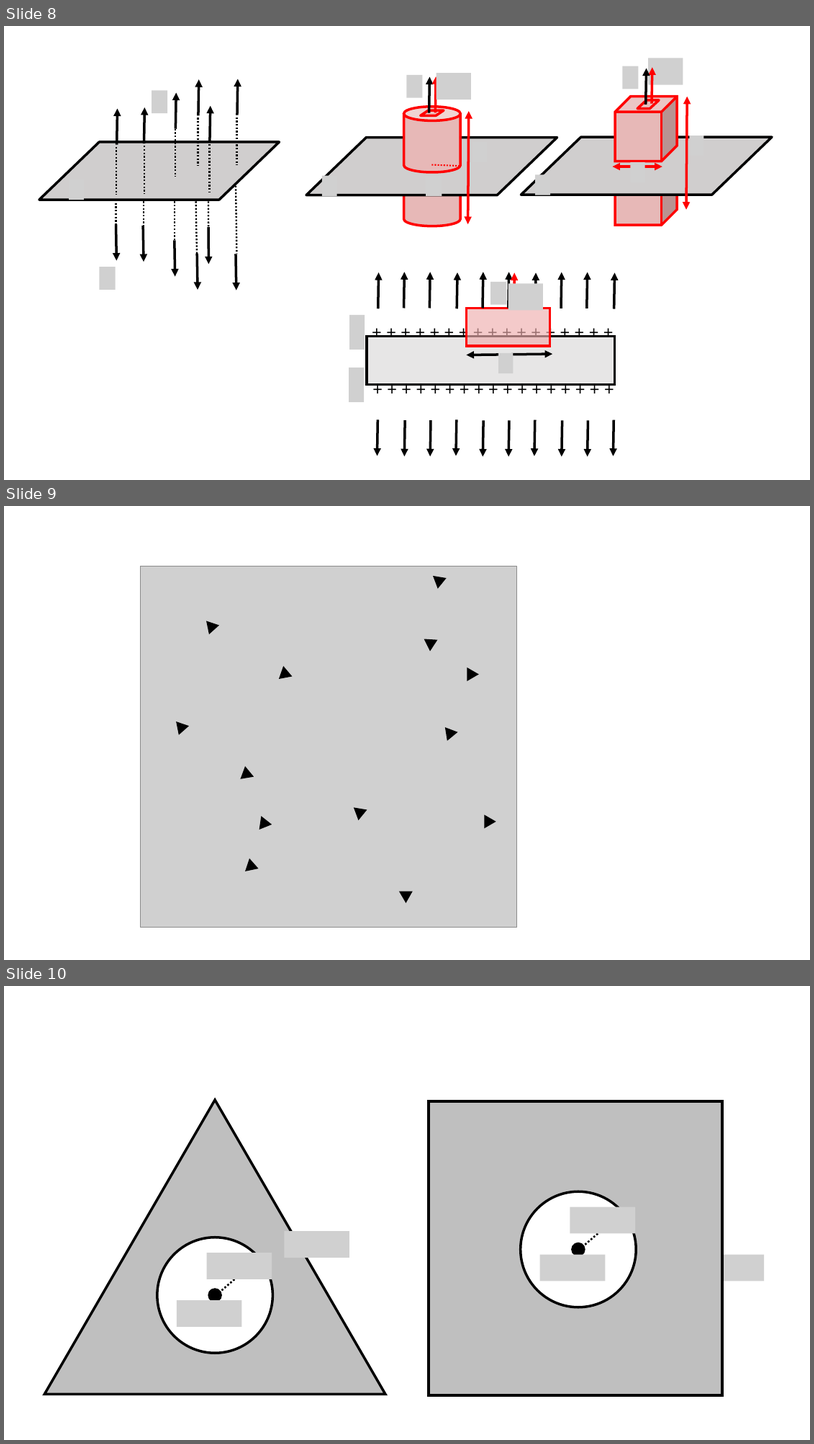
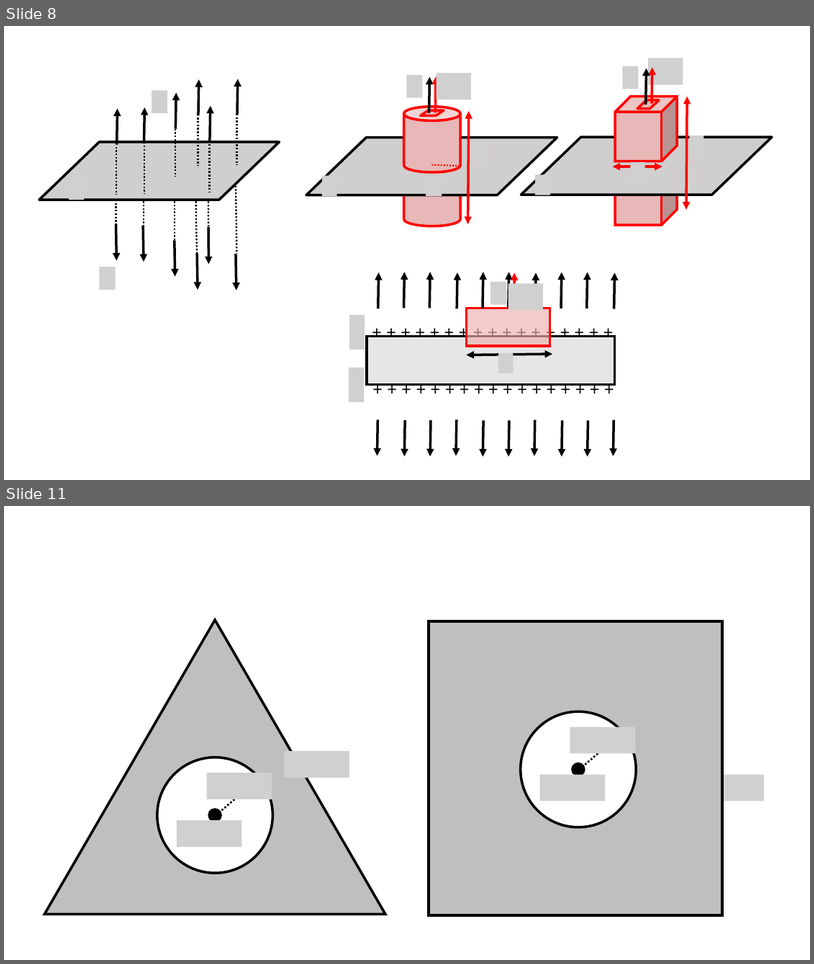
Before and after one commit to OSTP/PhysicsArtofModelling, a slide deck: tex/figures/Gauss/Figures.pptx. Shown one above the other, each under a label of ours: slides 8, 9 and 10 before the commit, slides 8 and 11 after it; the slides between them are not shown. The pictures are 814x1444 and 814x964 pixels, drawn with LibreOffice and Linux fonts; fonts in the diff are those of the drawing; grey boxes stand for pictures. Boxes give left, top, right and bottom in pixels: in the first picture for what was removed or moved away, otherwise in the second. Text is boxed around its words. In the diff, an @@ line names an element or a change of style, - is before the commit and + after.

```diff
--- a/tex/figures/Gauss/Figures.pptx
+++ b/tex/figures/Gauss/Figures.pptx
@@ slide 9 removed at [4,506,810,960], background #FFFFFF @@
@@ picture removed at [140,566,517,927] @@
@@ triangle removed at [435,574,446,586] @@
@@ triangle removed at [208,621,218,632] @@
@@ triangle removed at [427,636,437,649] @@
@@ triangle removed at [281,668,291,680] @@
@@ triangle removed at [468,669,476,678] @@
@@ triangle removed at [178,722,188,732] @@
@@ triangle removed at [447,728,456,739] @@
@@ triangle removed at [242,769,252,780] @@
@@ triangle removed at [356,806,366,818] @@
@@ triangle removed at [261,818,270,829] @@
@@ triangle removed at [486,817,494,826] @@
@@ triangle removed at [247,861,257,872] @@
@@ triangle removed at [401,888,413,900] @@
@@ what was slide 10 is now slide 11 @@
```
Also in this commit, not shown: 2 slides added, 10 other files.
